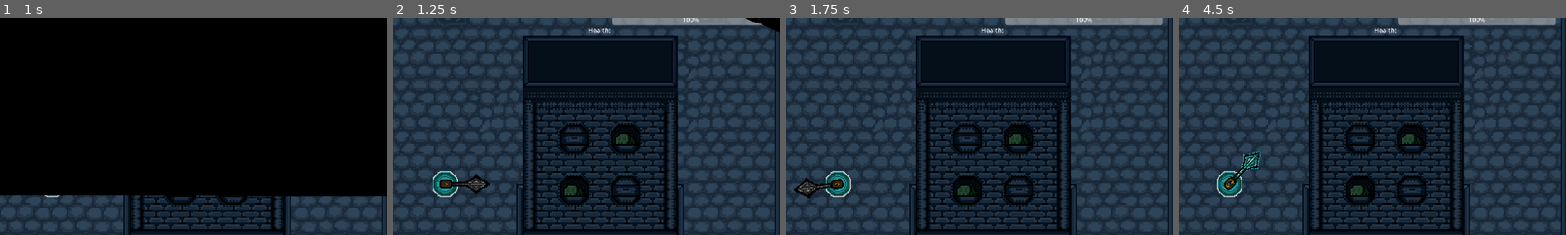
Above: before the commit, frames 1-4 (left to right).
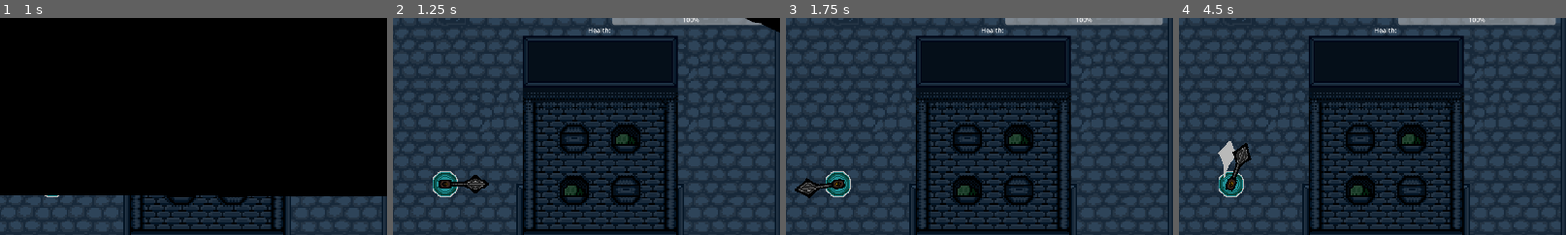
Above: after the commit, the same moments.

Repository: TheRealComedian/sam-pj16
Game: Godot game, scene res://scenes/game.tscn
The game is run twice, just before and just after one commit, with the same random seed, the same clock (stepped at 60 frames per second) and the same inputs.
Inputs (mouse positions are % of the whole screen's width and height, from its top left):
- Up to frame 1 (1 s): tap Enter at 0.5 s; move the mouse to (72, 45) at 0.52 s; hold D (move_right) from 0.53 s (still down); click (72, 45) at 0.6 s
- Up to frame 2 (1.25 s): keep holding D (move_right)
- Up to frame 3 (1.75 s): release D (move_right) at 1.25 s; drag from (30, 55) to (51, 50) at 1.27 s
- Up to frame 4 (4.5 s): tap Space at 2 s; move the mouse to (60, 28) at 2.02 s; hold D (move_right) 2.03-2.75 s; hold Ctrl 2.03-2.75 s; click (60, 28) at 2.3 s; drag from (45, 70) to (48, 45) at 2.77 s; tap Enter at 3.5 s; move the mouse to (80, 65) at 3.52 s; hold A (move_left) 3.53-4.25 s; tap Z at 3.6 s; click (80, 65) at 3.8 s; drag from (20, 35) to (35, 25) at 4.27 s
The pictures show only the part of the screen within x 44-94%, y 12-62%; the shares and areas given below are measured in that part.

Frame 1 is identical in both runs. In frame 2, 0.1% of the frame differs, in the area x 11-26%, y 71-82%; in frame 3, 0.1%; in frame 4, 1.4%, in the area x 9-22%, y 56-83%.

Commit message:
mace animation and modified bow

Diff:
--- a/scenes/entities/enemies/ghost/ghost.tscn
+++ b/scenes/entities/enemies/ghost/ghost.tscn
@@ -127,6 +127,7 @@
 frame_progress = 0.375729
 
 [node name="Bow" parent="." index="8" instance=ExtResource("3_jl1ix")]
+position = Vector2(27, 0)
 
 [node name="AnimatedSprite2D" parent="Bow" index="0"]
 position = Vector2(40, -1.86265e-09)
--- a/scenes/weapons/bow.gd
+++ b/scenes/weapons/bow.gd
@@ -21,7 +21,7 @@
 	#var new_arrow=projectile.instantiate()
 
 func attack():
-	sprite.play('shoot')
+	sprite.play('windup')
 	#await Util.wait(self.anim_duration).timeout
 	await sprite.animation_finished
 	sprite.play('idle')
--- a/scenes/weapons/mace.gd
+++ b/scenes/weapons/mace.gd
@@ -1,16 +1,16 @@
 class_name Mace extends Weapon
 
 @export var hitbox: CollisionShape2D
-
+@onready var animation_player := $AnimationPlayer
 @export_category("Animation Durations")
 ## time it takes for the active swipe animation, hitbox is active during this timeframe
-@export var swipe_duration: float = 0.3
+@export var swipe_duration: float = 0.69
 ## time after swipe animation where action remains disabled before returning t idle state
 @export var cooldown_duration: float = 1.0
 
 var current_animation_tween: Tween
 var anim_duration = 0.6
-
+var attack_duration=0.9
 func cancel_attack():
 	if owner.weapon.current_animation_tween:
 		owner.weapon.current_animation_tween.kill()
@@ -19,17 +19,19 @@
 func attack():
 	sprite.play('windup')
 	await Util.wait(self.anim_duration).timeout
-	current_animation_tween = get_tree().create_tween()
-	current_animation_tween.tween_property(self, 'rotation', self.rotation-1.1, 0.1)
-	await current_animation_tween.finished
+	#current_animation_tween = get_tree().create_tween()
+	#current_animation_tween.tween_property(self, 'rotation', self.rotation-1.1, 0.69)
+	sprite.play('active')
+	animation_player.play("slow_slash")
+	#await current_animation_tween.finished
 
-	hitbox.disabled = false
-	sprite.play('active')
+	#hitbox.disabled = false
 
-	current_animation_tween = get_tree().create_tween()
-	current_animation_tween.tween_property(self, 'rotation', self.rotation+2.1, swipe_duration)
-	await current_animation_tween.finished
 
-	hitbox.disabled = true
+	#current_animation_tween = get_tree().create_tween()
+	#current_animation_tween.tween_property(self, 'rotation', self.rotation+2.1, swipe_duration)
+	#await current_animation_tween.finished
+
+	#hitbox.disabled = true
 	sprite.play('inactive')
-	await Util.wait(self.cooldown_duration).timeout
+	#await Util.wait(self.cooldown_duration).timeout
--- a/scenes/weapons/mace.tscn
+++ b/scenes/weapons/mace.tscn
@@ -1,31 +1,362 @@
-[gd_scene load_steps=5 format=3 uid="uid://d3f0alvle4il3"]
+[gd_scene load_steps=29 format=3 uid="uid://d3f0alvle4il3"]
 
 [ext_resource type="Script" path="res://scenes/weapons/mace.gd" id="1_v10l8"]
-[ext_resource type="SpriteFrames" uid="uid://ct3gj2b7dnhqv" path="res://resources/sprite_frames/mace_player.tres" id="2_nct6l"]
+[ext_resource type="Texture2D" uid="uid://dcjkbeu6gpu4y" path="res://assets/sprites/weapons/old weapon sprites/Mace_Transform_Frames4.png" id="2_ygc67"]
+[ext_resource type="Texture2D" uid="uid://d2ejh0ssf6885" path="res://assets/sprites/weapons/old weapon sprites/Mace_Blink_1-Sheet.png" id="3_kw3e7"]
+[ext_resource type="Texture2D" uid="uid://bn664f2jsljkt" path="res://assets/sprites/weapons/old weapon sprites/Mace_Transform_Frames1.png" id="4_vduo7"]
+[ext_resource type="Texture2D" uid="uid://c5fhpvh6sj6ls" path="res://assets/sprites/weapons/old weapon sprites/Mace_Transform_Frames2.png" id="5_1775n"]
+[ext_resource type="Texture2D" uid="uid://cc5q07k4c5ysp" path="res://assets/sprites/weapons/old weapon sprites/Mace_Transform_Frames3.png" id="6_x8bps"]
 [ext_resource type="PackedScene" uid="uid://1rq7hjdwqhix" path="res://scenes/components/hitbox_component.tscn" id="7_1nuh5"]
+[ext_resource type="Texture2D" uid="uid://b65yxtwfj1boj" path="res://assets/sprites/weapons/Mace Sheet Alpha.png" id="8_rbuqo"]
+
+[sub_resource type="AtlasTexture" id="AtlasTexture_14d22"]
+atlas = ExtResource("3_kw3e7")
+region = Rect2(0, 0, 64, 64)
+
+[sub_resource type="AtlasTexture" id="AtlasTexture_omtp7"]
+atlas = ExtResource("3_kw3e7")
+region = Rect2(64, 0, 64, 64)
+
+[sub_resource type="AtlasTexture" id="AtlasTexture_7bfhj"]
+atlas = ExtResource("3_kw3e7")
+region = Rect2(128, 0, 64, 64)
+
+[sub_resource type="AtlasTexture" id="AtlasTexture_bsdd3"]
+atlas = ExtResource("3_kw3e7")
+region = Rect2(192, 0, 64, 64)
+
+[sub_resource type="AtlasTexture" id="AtlasTexture_f2lyv"]
+atlas = ExtResource("3_kw3e7")
+region = Rect2(256, 0, 64, 64)
+
+[sub_resource type="AtlasTexture" id="AtlasTexture_7pf53"]
+atlas = ExtResource("3_kw3e7")
+region = Rect2(320, 0, 64, 64)
+
+[sub_resource type="AtlasTexture" id="AtlasTexture_yd74u"]
+atlas = ExtResource("3_kw3e7")
+region = Rect2(384, 0, 64, 64)
+
+[sub_resource type="AtlasTexture" id="AtlasTexture_riycy"]
+atlas = ExtResource("3_kw3e7")
+region = Rect2(448, 0, 64, 64)
+
+[sub_resource type="AtlasTexture" id="AtlasTexture_27xid"]
+atlas = ExtResource("3_kw3e7")
+region = Rect2(512, 0, 64, 64)
+
+[sub_resource type="SpriteFrames" id="SpriteFrames_kls4t"]
+animations = [{
+"frames": [{
+"duration": 1.0,
+"texture": ExtResource("2_ygc67")
+}],
+"loop": true,
+"name": &"active",
+"speed": 5.0
+}, {
+"frames": [{
+"duration": 1.0,
+"texture": SubResource("AtlasTexture_14d22")
+}, {
+"duration": 1.0,
+"texture": SubResource("AtlasTexture_14d22")
+}, {
+"duration": 1.0,
+"texture": SubResource("AtlasTexture_14d22")
+}, {
+"duration": 1.0,
+"texture": SubResource("AtlasTexture_omtp7")
+}, {
+"duration": 1.0,
+"texture": SubResource("AtlasTexture_7bfhj")
+}, {
+"duration": 1.0,
+"texture": SubResource("AtlasTexture_bsdd3")
+}, {
+"duration": 1.0,
+"texture": SubResource("AtlasTexture_f2lyv")
+}, {
+"duration": 1.0,
+"texture": SubResource("AtlasTexture_7pf53")
+}, {
+"duration": 1.0,
+"texture": SubResource("AtlasTexture_yd74u")
+}, {
+"duration": 1.0,
+"texture": SubResource("AtlasTexture_riycy")
+}, {
+"duration": 1.0,
+"texture": SubResource("AtlasTexture_27xid")
+}, {
+"duration": 1.0,
+"texture": SubResource("AtlasTexture_14d22")
+}, {
+"duration": 1.0,
+"texture": SubResource("AtlasTexture_14d22")
+}, {
+"duration": 1.0,
+"texture": SubResource("AtlasTexture_14d22")
+}],
+"loop": true,
+"name": &"inactive",
+"speed": 9.0
+}, {
+"frames": [{
+"duration": 1.0,
+"texture": ExtResource("4_vduo7")
+}, {
+"duration": 1.0,
+"texture": ExtResource("5_1775n")
+}, {
+"duration": 1.0,
+"texture": ExtResource("6_x8bps")
+}, {
+"duration": 1.0,
+"texture": ExtResource("2_ygc67")
+}],
+"loop": true,
+"name": &"windup",
+"speed": 5.0
+}]
 
 [sub_resource type="CapsuleShape2D" id="CapsuleShape2D_lrx43"]
 radius = 14.0
 height = 28.0
 
+[sub_resource type="AtlasTexture" id="AtlasTexture_1c4as"]
+atlas = ExtResource("8_rbuqo")
+region = Rect2(96, 64, 32, 64)
+
+[sub_resource type="AtlasTexture" id="AtlasTexture_kslaq"]
+atlas = ExtResource("8_rbuqo")
+region = Rect2(128, 64, 32, 64)
+
+[sub_resource type="AtlasTexture" id="AtlasTexture_8kp6s"]
+atlas = ExtResource("8_rbuqo")
+region = Rect2(160, 64, 32, 64)
+
+[sub_resource type="AtlasTexture" id="AtlasTexture_nnb08"]
+atlas = ExtResource("8_rbuqo")
+region = Rect2(192, 64, 32, 64)
+
+[sub_resource type="SpriteFrames" id="SpriteFrames_8k3dj"]
+animations = [{
+"frames": [{
+"duration": 1.0,
+"texture": SubResource("AtlasTexture_1c4as")
+}, {
+"duration": 1.0,
+"texture": SubResource("AtlasTexture_kslaq")
+}, {
+"duration": 1.0,
+"texture": SubResource("AtlasTexture_8kp6s")
+}, {
+"duration": 1.0,
+"texture": SubResource("AtlasTexture_nnb08")
+}],
+"loop": true,
+"name": &"default",
+"speed": 31.0
+}]
+
+[sub_resource type="Animation" id="Animation_vx5kd"]
+length = 0.001
+tracks/0/type = "value"
+tracks/0/imported = false
+tracks/0/enabled = true
+tracks/0/path = NodePath(".:rotation")
+tracks/0/interp = 1
+tracks/0/loop_wrap = true
+tracks/0/keys = {
+"times": PackedFloat32Array(0),
+"transitions": PackedFloat32Array(1),
+"update": 0,
+"values": [-1.57079]
+}
+tracks/1/type = "value"
+tracks/1/imported = false
+tracks/1/enabled = true
+tracks/1/path = NodePath("Trail:visible")
+tracks/1/interp = 1
+tracks/1/loop_wrap = true
+tracks/1/keys = {
+"times": PackedFloat32Array(0),
+"transitions": PackedFloat32Array(1),
+"update": 1,
+"values": [false]
+}
+tracks/2/type = "value"
+tracks/2/imported = false
+tracks/2/enabled = true
+tracks/2/path = NodePath("Hitbox/CollisionShape2D:disabled")
+tracks/2/interp = 1
+tracks/2/loop_wrap = true
+tracks/2/keys = {
+"times": PackedFloat32Array(0),
+"transitions": PackedFloat32Array(1),
+"update": 1,
+"values": [true]
+}
+tracks/3/type = "value"
+tracks/3/imported = false
+tracks/3/enabled = true
+tracks/3/path = NodePath("Trail:frame")
+tracks/3/interp = 1
+tracks/3/loop_wrap = true
+tracks/3/keys = {
+"times": PackedFloat32Array(0),
+"transitions": PackedFloat32Array(1),
+"update": 1,
+"values": [0]
+}
+
+[sub_resource type="Animation" id="Animation_ch638"]
+resource_name = "slash"
+length = 0.4
+tracks/0/type = "value"
+tracks/0/imported = false
+tracks/0/enabled = true
+tracks/0/path = NodePath(".:rotation")
+tracks/0/interp = 1
+tracks/0/loop_wrap = true
+tracks/0/keys = {
+"times": PackedFloat32Array(0, 0.0666667, 0.166667, 0.3),
+"transitions": PackedFloat32Array(1, 1, 1, 1),
+"update": 0,
+"values": [-1.5708, -3.31613, 0.349066, -1.5708]
+}
+tracks/1/type = "value"
+tracks/1/imported = false
+tracks/1/enabled = true
+tracks/1/path = NodePath("Hitbox/CollisionShape2D:disabled")
+tracks/1/interp = 1
+tracks/1/loop_wrap = true
+tracks/1/keys = {
+"times": PackedFloat32Array(0, 0.0666667, 0.2),
+"transitions": PackedFloat32Array(1, 1, 1),
+"update": 1,
+"values": [false, true, false]
+}
+tracks/2/type = "value"
+tracks/2/imported = false
+tracks/2/enabled = true
+tracks/2/path = NodePath("Trail:visible")
+tracks/2/interp = 1
+tracks/2/loop_wrap = true
+tracks/2/keys = {
+"times": PackedFloat32Array(0, 0.0666667, 0.166667),
+"transitions": PackedFloat32Array(1, 1, 1),
+"update": 1,
+"values": [false, true, false]
+}
+tracks/3/type = "value"
+tracks/3/imported = false
+tracks/3/enabled = true
+tracks/3/path = NodePath("Trail:frame")
+tracks/3/interp = 1
+tracks/3/loop_wrap = true
+tracks/3/keys = {
+"times": PackedFloat32Array(0.0666667, 0.1, 0.133333),
+"transitions": PackedFloat32Array(1, 1, 1),
+"update": 1,
+"values": [0, 2, 3]
+}
+
+[sub_resource type="Animation" id="Animation_c3oue"]
+resource_name = "slow_slash"
+length = 0.9
+tracks/0/type = "value"
+tracks/0/imported = false
+tracks/0/enabled = true
+tracks/0/path = NodePath(".:rotation")
+tracks/0/interp = 1
+tracks/0/loop_wrap = true
+tracks/0/keys = {
+"times": PackedFloat32Array(0, 0.166667, 0.666667, 0.866667),
+"transitions": PackedFloat32Array(1, 1, 1, 1),
+"update": 0,
+"values": [-1.5708, -3.31613, 0.349066, -1.5708]
+}
+tracks/1/type = "value"
+tracks/1/imported = false
+tracks/1/enabled = true
+tracks/1/path = NodePath("Hitbox/CollisionShape2D:disabled")
+tracks/1/interp = 1
+tracks/1/loop_wrap = true
+tracks/1/keys = {
+"times": PackedFloat32Array(0, 0.166667, 0.666667),
+"transitions": PackedFloat32Array(1, 1, 1),
+"update": 1,
+"values": [true, false, true]
+}
+tracks/2/type = "value"
+tracks/2/imported = false
+tracks/2/enabled = true
+tracks/2/path = NodePath("Trail:visible")
+tracks/2/interp = 1
+tracks/2/loop_wrap = true
+tracks/2/keys = {
+"times": PackedFloat32Array(0, 0.166667, 0.666667),
+"transitions": PackedFloat32Array(1, 1, 1),
+"update": 1,
+"values": [false, true, false]
+}
+tracks/3/type = "value"
+tracks/3/imported = false
+tracks/3/enabled = true
+tracks/3/path = NodePath("Trail:frame")
+tracks/3/interp = 1
+tracks/3/loop_wrap = true
+tracks/3/keys = {
+"times": PackedFloat32Array(0.166667, 0.266667, 0.4, 0.533333),
+"transitions": PackedFloat32Array(1, 1, 1, 1),
+"update": 1,
+"values": [0, 1, 2, 3]
+}
+
+[sub_resource type="AnimationLibrary" id="AnimationLibrary_vjepf"]
+_data = {
+"RESET": SubResource("Animation_vx5kd"),
+"slash": SubResource("Animation_ch638"),
+"slow_slash": SubResource("Animation_c3oue")
+}
+
 [node name="Mace" type="Node2D" node_paths=PackedStringArray("hitbox", "sprite")]
 script = ExtResource("1_v10l8")
-hitbox = NodePath("Hitbox/CollisionShape2D")
+hitbox = NodePath("AnimatedSprite2D/Hitbox/CollisionShape2D")
 sprite = NodePath("AnimatedSprite2D")
 
 [node name="AnimatedSprite2D" type="AnimatedSprite2D" parent="."]
-position = Vector2(24, 0)
 rotation = -1.57079
-sprite_frames = ExtResource("2_nct6l")
-animation = &"inactive"
+sprite_frames = SubResource("SpriteFrames_kls4t")
+animation = &"active"
 autoplay = "inactive"
-
-[node name="Hitbox" parent="." instance=ExtResource("7_1nuh5")]
+frame_progress = 0.650055
+offset = Vector2(0, 22)
+
+[node name="Hitbox" parent="AnimatedSprite2D" instance=ExtResource("7_1nuh5")]
+position = Vector2(1.5299e-06, -35)
+rotation = 1.5708
 damage = 1.0
 
-[node name="CollisionShape2D" type="CollisionShape2D" parent="Hitbox"]
-position = Vector2(40, 0)
-rotation = -1.57079
+[node name="CollisionShape2D" type="CollisionShape2D" parent="AnimatedSprite2D/Hitbox"]
+position = Vector2(73, 0)
+rotation = -3.70524
 shape = SubResource("CapsuleShape2D_lrx43")
 disabled = true
 debug_color = Color(0.9967, 0, 0.181514, 0.42)
+
+[node name="Trail" type="AnimatedSprite2D" parent="AnimatedSprite2D"]
+visible = false
+show_behind_parent = true
+position = Vector2(14, 19)
+rotation = -0.203284
+sprite_frames = SubResource("SpriteFrames_8k3dj")
+
+[node name="AnimationPlayer" type="AnimationPlayer" parent="."]
+root_node = NodePath("../AnimatedSprite2D")
+libraries = {
+"": SubResource("AnimationLibrary_vjepf")
+}
+movie_quit_on_finish = true
